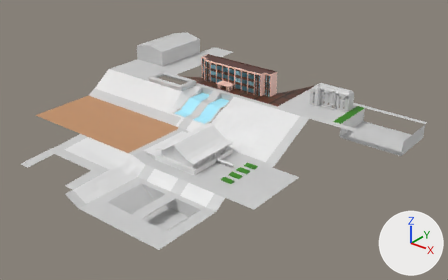
Renders of the FBX model _Models/map.fbx from each side of a commit.
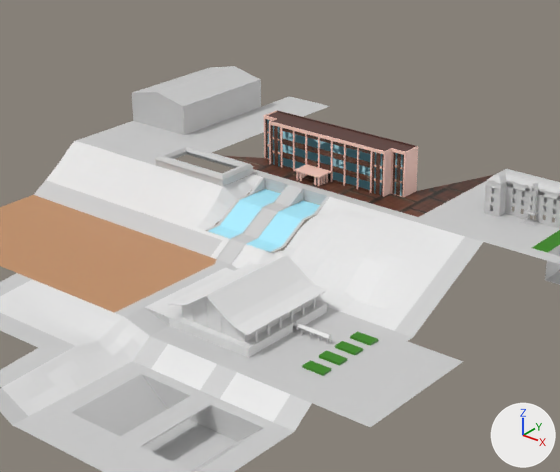
Each version is shown whole from a 50 mm camera at (6.86, -8.45, 4.25) aimed at (0.76, -0.82, -0.48), then close up on the part from 16% to 77% of the width and 0% to 83% of the height. Lighting does not change. The marker at lower right points along +X, +Y and +Z. Where no turn or scale is listed for an object, it has been applied to the vertices. Vertices at the same position are counted once.

In view in the first close-up: 'director_building', 'gym', 'school_glass_001', 'school_glass_002', 'school_walls', 'teacher_building', 'terrain', 'walkroad', 'water_stairs'.
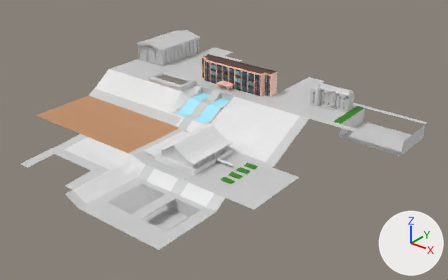
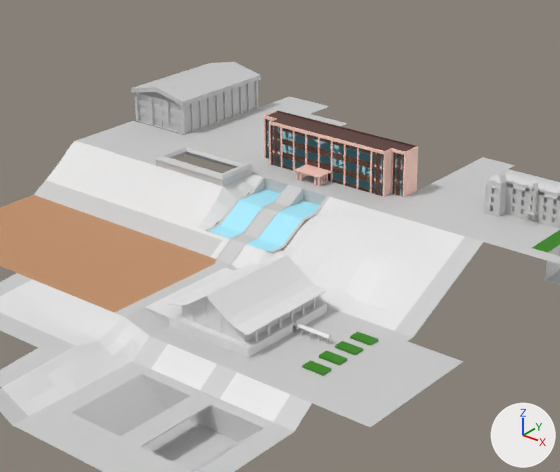
Commit message: Moar updates to the map.

Edits to the bpy script that builds the scene:
```text
Change me_school_walls:
    verts and faces of me_school_walls; kept vertices keep their numbers, new ones are numbered from 1055
    remove me_school_walls.from_pydata(...)  # 1055 vertices, 807 faces; spans x -1.25..1.26, y 0.06..1.42, z 0.0..0.43
    add me_school_walls.from_pydata(...)  # 1051 vertices, 803 faces; spans x -0.75..0.9, y 0.08..0.56, z 0.0..0.43
    me_school_walls part 3
    add delete_vertices([16, 229, 230, 968])  # with the faces that use them
Change me_walkroad:
    remove me_walkroad.from_pydata(...)  # 275 vertices, 188 faces; spans x -2.56..3.6, y -3.72..2.04, z -0.84..0.1
    add me_walkroad.from_pydata(...)  # 309 vertices, 209 faces; spans x -2.56..3.6, y -3.72..2.04, z -0.84..0.1
    me_walkroad part 2
    27 vertices are added at x -1.25..2.35, y 0.06..1.7, z 0.0
    7 new vertices lie (0.15, 0.0, 0.0) away from vertices in x -0.75..1.65, y 0.06..0.5, z 0.0
    21 new faces join them, mat_estrada (light grey #cecece)
Change me_director_building:
    where me_director_building.from_pydata(...)  # 725 vertices, 565 faces; spans x 1.41..2.355, y 0.1..0.96, z 0.0..0.36
    verts and faces of me_director_building; kept vertices keep their numbers, new ones are numbered from 725
    me_director_building part 1
    add delete_vertices([*range(8, 12)])  # with the faces that use them
    add delete_faces([(12, 18, 42, 43)])
Change me_gym:
    verts and faces of me_gym; kept vertices keep their numbers, new ones are numbered from 10
    remove me_gym.from_pydata(...)  # 10 vertices, 8 faces; spans x -2.56..-1.82, y 0.36..1.56, z 0.0..0.385
    add me_gym.from_pydata(...)  # 440 vertices, 402 faces; spans x -2.56..-1.82, y 0.36..1.56, z 0.0..0.435
    me_gym part 4: a new loose piece of 428 vertices spanning x -2.54..-1.84, y 0.38..1.54, z 0.0..0.305, in mat_estrada (light grey #cecece)
    me_gym part 5
    add delete_vertices([*range(0, 4)])  # with the faces that use them
    add delete_faces([(5, 7, 8, 9), (4, 9, 8, 6), (4, 5, 9), (6, 8, 7)])
    add for new, old in zip([*range(10, 16)], [*range(4, 10)]): verts[new] = verts[old] + (0.0, 0.0, 0.05)
    add faces += [(11, 13, 14, 15), (10, 15, 14, 12), (4, 9, 15, 10), (7, 8, 14, 13), (4, 10, 12, 6), (5, 11, 15, 9)]
    add faces += [(5, 7, 13, 11), (6, 12, 14, 8)]
```

Where the change shows, as pixel boxes (x1, y1, x2, y2) in the close-ups (560 x 472 px; the box of a moved part takes in the faces that stretch with it):
'gym', reshaped
    before: (132, 66, 261, 135)
    after: (131, 62, 261, 134)
part 1 of me_director_building, deleted
    before: (436, 193, 560, 248)
part 2 of me_walkroad, added
    after: (212, 114, 560, 248)
part 3 of me_school_walls, deleted
    before: (225, 156, 493, 217)
part 4 of me_gym, added
    after: (134, 81, 258, 134)
part 5 of me_gym, moved or reshaped
    before: (132, 66, 261, 135)
    after: (131, 62, 261, 106)
